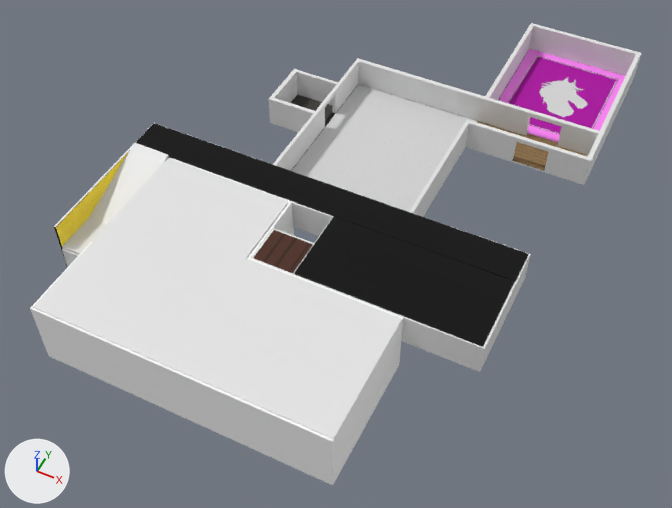
The Blender file escenarios/Dormitorio_viejo.blend: old version first, new version second.
Before and after are seen from a 50 mm camera at (14.6, -46.8, 60.5) aimed at (-11.9, 6.4, -6.0). The axes (+X, +Y, +Z) are drawn at lower left. The lights are the same throughout. The older version comes first.

Before the edit, the objects in view are built like this:
```python
me_cube_011 = bpy.data.meshes.new('Cube.011')
me_cube_011.from_pydata(...)  # 178 vertices, 169 faces; spans x -1.0..26.0, y -9.5..10.4, z 0.9..7.4
# faces by material slot: [123, 20, 4, 22]
me_cube_011.materials.append(mat_material_031)  # white #ffffff
me_cube_011.materials.append(mat_material_032)  # picture img_piso_recepccion_png
me_cube_011.materials.append(mat_material_045)  # black #000000
me_cube_011.materials.append(mat_material_042)  # picture img_muros_recepcion_png
me_cube_012 = bpy.data.meshes.new('Cube.012')
me_cube_012.from_pydata(...)  # 16 vertices, 14 faces; spans x -1.0..3.27, y -1.0..1.0, z -1.0..1.0
# faces by material slot: [11, 3]
me_cube_012.materials.append(mat_material_039)  # white #e7e7e7
me_cube_012.materials.append(mat_material_040)  # picture img_techo_recepccion_png
me_cube_013 = bpy.data.meshes.new('Cube.013')
me_cube_013.from_pydata(...)  # 356 vertices, 359 faces; spans x -12.0..19.0, y -1.0..31.0, z -1.0..2.1
# faces by material slot: [335, 24]
me_cube_013.materials.append(mat_material_043)  # white #e7e7e7
me_cube_013.materials.append(mat_material_044)  # picture img_piso_cuarto_png
ob_cube_011 = bpy.data.objects.new('Cube.011', me_cube_011)
ob_cube_011.location = (-26.92, -6.71, -5.29)
ob_cube_012 = bpy.data.objects.new('Cube.012', me_cube_012)
ob_cube_012.location = (-21.47, -6.27, 2.09)
ob_cube_012.scale = (6.28, 9.76, 0.1)
ob_cube_013 = bpy.data.objects.new('Cube.013', me_cube_013)
ob_cube_013.location = (-11.85, 8.17, 0.01)
# also in view: 'Cube.002' at (-2.6, 0.0, 2.1); 'Cube.001' at (-13.0, 5.4, 2.1); 'Cube.008' at (-29.8, -6.2, -0.5); 'Cube' at (-13.0, 1.7, 0.5); 'Cube.009' at (-29.8, -0.2, 0.9)
```
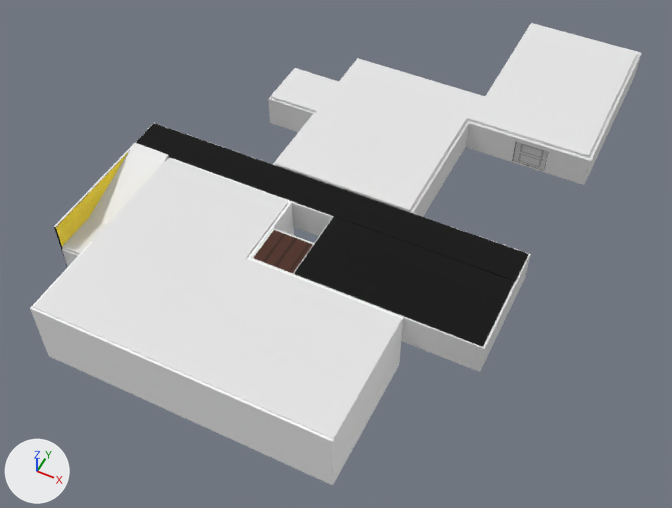
Diff of the bpy script that builds the scene:
```diff
--- a/escenarios/Dormitorio_viejo.blend.py
+++ b/escenarios/Dormitorio_viejo.blend.py
@@ mat_material_052 @@
+mat_material_052 = principled_material('Material.052')
+mat_material_052.texture = img_pasillo_dpto_png
+mat_material_052.roughness = 1.0
@@ mat_material_050 @@
+mat_material_050 = principled_material('Material.050')
+mat_material_050.base_color = (0.0, 0.0, 0.0)  # black #000000
+mat_material_050.roughness = 1.0
@@ mat_material_053 @@
+mat_material_053 = principled_material('Material.053')
+mat_material_053.texture = img_cuarto_niña_png
+mat_material_053.roughness = 1.0
@@ mat_material_051 @@
+mat_material_051 = principled_material('Material.051')
+mat_material_051.texture = img_muros_baño_png
+mat_material_051.roughness = 1.0
@@ mat_material_048 @@
+mat_material_048 = principled_material('Material.048')
+mat_material_048.texture = img_paredes_dpto_png
+mat_material_048.roughness = 1.0
@@ me_cube_013 @@
 me_cube_013.from_pydata(...)  # 356 vertices, 359 faces; spans x -12.0..19.0, y -1.0..31.0, z -1.0..2.1
+# me_cube_013 part 1: all 33 faces centred in x -6.7..6.7, y 3.0..16.5, z 0.4..1.9 switch from mat_material_043 (white #e7e7e7) to mat_material_048 (picture img_paredes_dpto_png)
+# me_cube_013 part 2: all 3 faces centred in x -6.8, y 8.8..11.2, z 0.4..1.6 switch from mat_material_043 (white #e7e7e7) to mat_material_050 (black #000000)
+# me_cube_013 part 3: all 17 faces centred in x -11.6..-7.0, y 7.5..12.2, z 0.4..1.9 switch from mat_material_043 (white #e7e7e7) to mat_material_051 (picture img_muros_baño_png)
+# me_cube_013 part 4: all 20 faces centred in x 6.8..18.5, y 12.9..16.5, z 0.4..1.9 switch from mat_material_043 (white #e7e7e7) to mat_material_052 (picture img_pasillo_dpto_png)
+# me_cube_013 part 5: all 15 faces centred in x 7.4..18.5, y 17.0..30.6, z 0.4..1.9 switch from mat_material_043 (white #e7e7e7) to mat_material_053 (picture img_cuarto_niña_png)
 me_cube_013.materials.append(mat_material_044)
@@ ob_cube_015 @@
+ob_cube_015 = bpy.data.objects.new('Cube.015', me_cube_015)  # 40 vertices, 34 faces; spans x -1.77..2.79, y -1.03..2.63, z -1.0..1.0; in mat_material_054 (white #e7e7e7), mat_material_055 (picture img_techo_sala_dpto_png), mat_material_056 (picture img_techo_baño_png), mat_material_057 (picture img_techo_cuarto_niña_png)
+ob_cube_015.location = (-11.85, 16.04, 2.22)
+ob_cube_015.scale = (6.68, 8.66, 0.134)
@@ ob_cube_014 @@
+ob_cube_014 = bpy.data.objects.new('Cube.014', me_cube_014)  # 8 vertices, 6 faces; spans x -1.0..1.0, y -1.0..1.0, z -1.0..1.0; in mat_material_046 (picture img_puerta_dpto_png), mat_material_047 (black #000000)
+ob_cube_014.location = (1.58, 20.91, 0.41)
+ob_cube_014.scale = (1.59, 0.173, 1.23)
```

Pixel boxes [x1, y1, x2, y2] of what changed, in the pictures (672 x 508 px):
'Cube.015', added: after [270, 23, 637, 212]
'Cube.014', added: after [513, 142, 549, 170]
    faces in mat_material_046 (picture img_puerta_dpto_png): [513, 142, 548, 170]
part 1 of me_cube_013, recoloured: before [276, 62, 480, 171]
part 2 of me_cube_013, recoloured: before [333, 94, 336, 113]
part 3 of me_cube_013, recoloured: before [274, 72, 337, 106]
part 4 of me_cube_013, recoloured: before [477, 98, 598, 155]
part 5 of me_cube_013, recoloured: before [489, 26, 636, 100]
